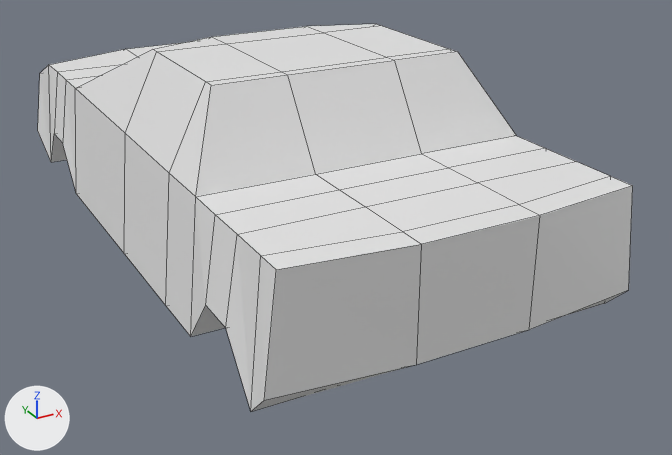
Two versions of the Blender file Godot/low-effort-game-jam/Ressources/3d/ENVIRONMENT/misc/voiture.blend, one commit apart.
The view is the same before and after, from a 50 mm lens placed at (-3.19, -6.8, 2.22), pointed at (0.36, -0.35, -1.01). Every picture has the same lights, and +X, +Y and +Z are marked at lower left. The older version comes first. Mesh edges are drawn as thin lines.
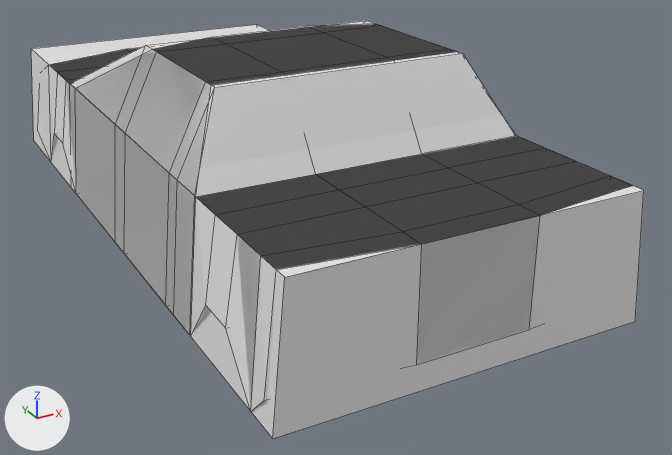
The edits, one by one:
Mesh me_cube is new.
It has 28 vertices, 28 faces and spans x -1.4..1.4, y -2.8..3.3, z -1.0..0.6.
Object 'block-col' (ob_block_col) is new; it shows me_cube.
Its location is (0.0, 0.0, 0.0).

What differs and where, as boxes [x1, y1, x2, y2] in the pictures (672 x 455 px):
'block-col', added: after [31, 21, 644, 439]
